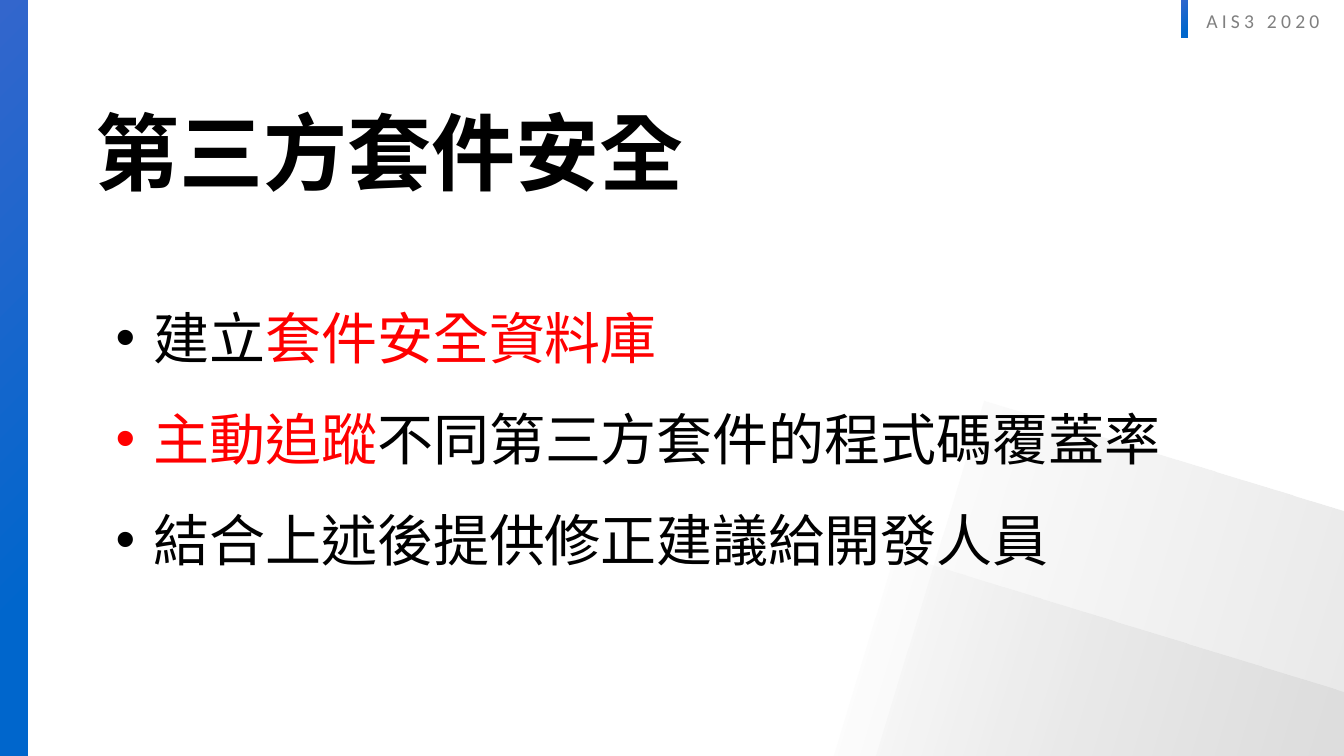
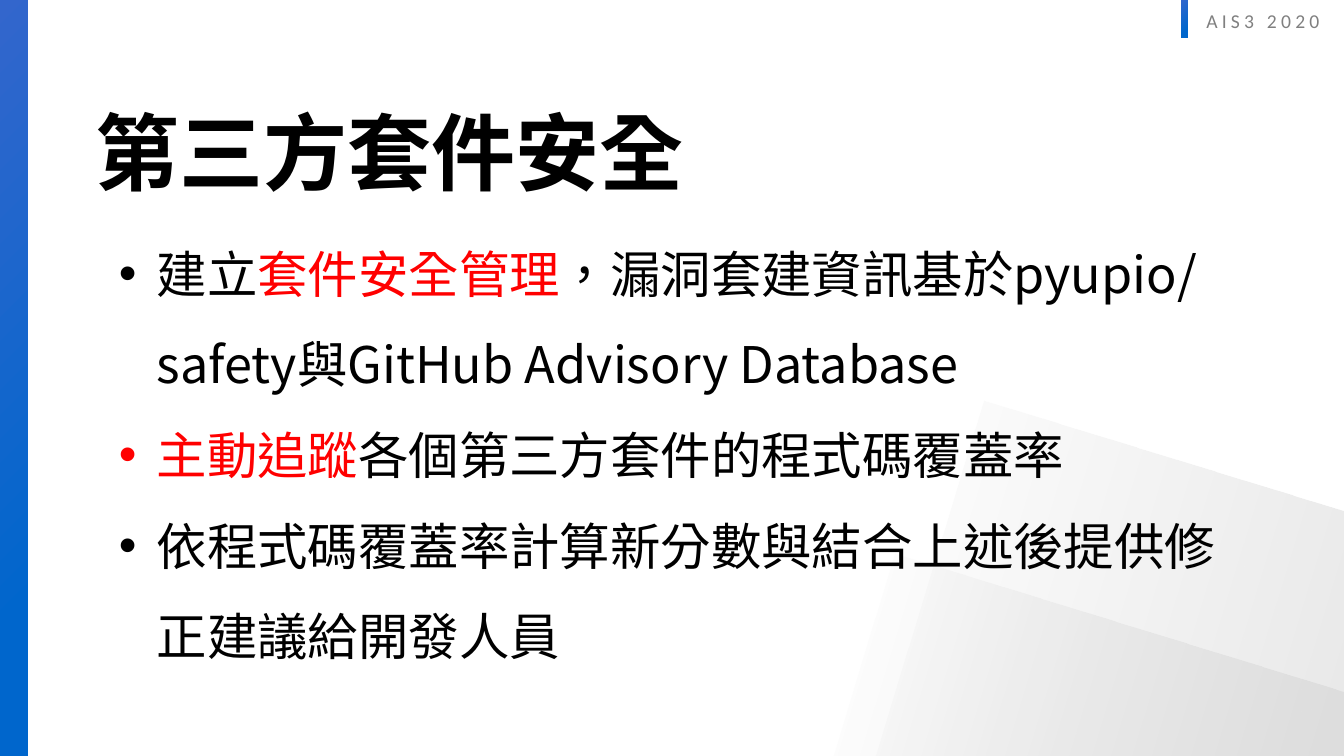
Before and after one commit to twinklestar03/AIS3-Dragon, a slide deck: slide 12 of Slide/AIS3 dragon security .pptx. Drawn at 1344x756 pixels with LibreOffice and Linux fonts; fonts in the diff are those of the drawing. Boxes give left, top, right and bottom in pixels: in the first picture for what was removed or moved away, otherwise in the second. Text is boxed around its words. In the diff, an @@ line names an element or a change of style, - is before the commit and + after.

```diff
--- a/Slide/AIS3 dragon security .pptx
+++ b/Slide/AIS3 dragon security .pptx
@@ text at box(157, 250, 1215, 660): text changed; size 40 to 36 pt @@
-• 建立套件安全資料庫
-• 主動追蹤不同第三方套件的程式碼覆蓋率
-• 結合上述後提供修正建議給開發人員
+• 建立套件安全管理，漏洞套建資訊基於pyupio/safety與GitHub Advisory Database
+• 主動追蹤各個第三方套件的程式碼覆蓋率
+• 依程式碼覆蓋率計算新分數與結合上述後提供修正建議給開發人員
```
